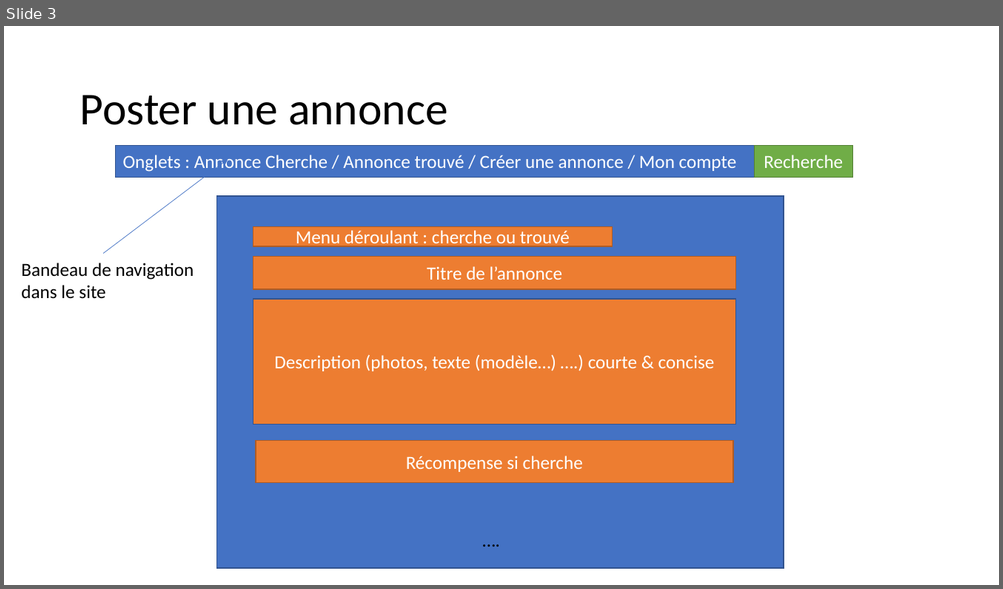
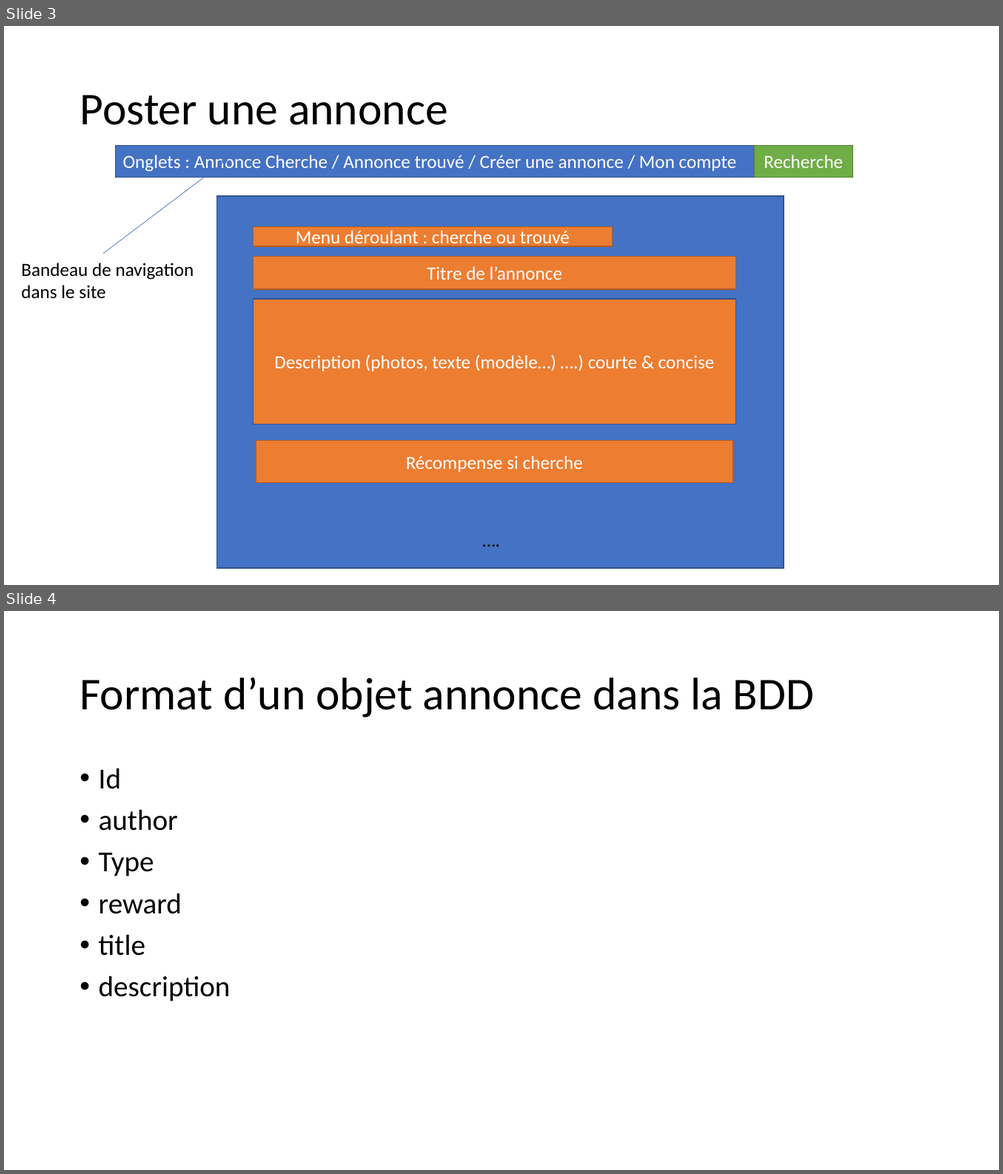
Before and after one commit to Soudini/PALC, a slide deck: Layout.pptx. Shown one above the other, each under a label of ours: slide 3 before the commit, slides 3 and 4 after it. The pictures are 1003x589 and 1003x1174 pixels, drawn with LibreOffice and Linux fonts; fonts in the diff are those of the drawing. Boxes give left, top, right and bottom in pixels: in the first picture for what was removed or moved away, otherwise in the second. Text is boxed around its words. In the diff, an @@ line names an element or a change of style, - is before the commit and + after.

```diff
--- a/Layout.pptx
+++ b/Layout.pptx
@@ slide 4 added at [4, 611, 999, 1170], background #FFFFFF @@
@@ title added at [79, 678, 814, 718], 44 pt, text #000000 @@
+Format d’un objet annonce dans la BDD
@@ text added at [99, 768, 230, 1002], 28 pt, text #000000 @@
+• Id
+• author
+• Type
+• reward
+• title
+• description
```
Also in this commit, not shown: 8 other files.
